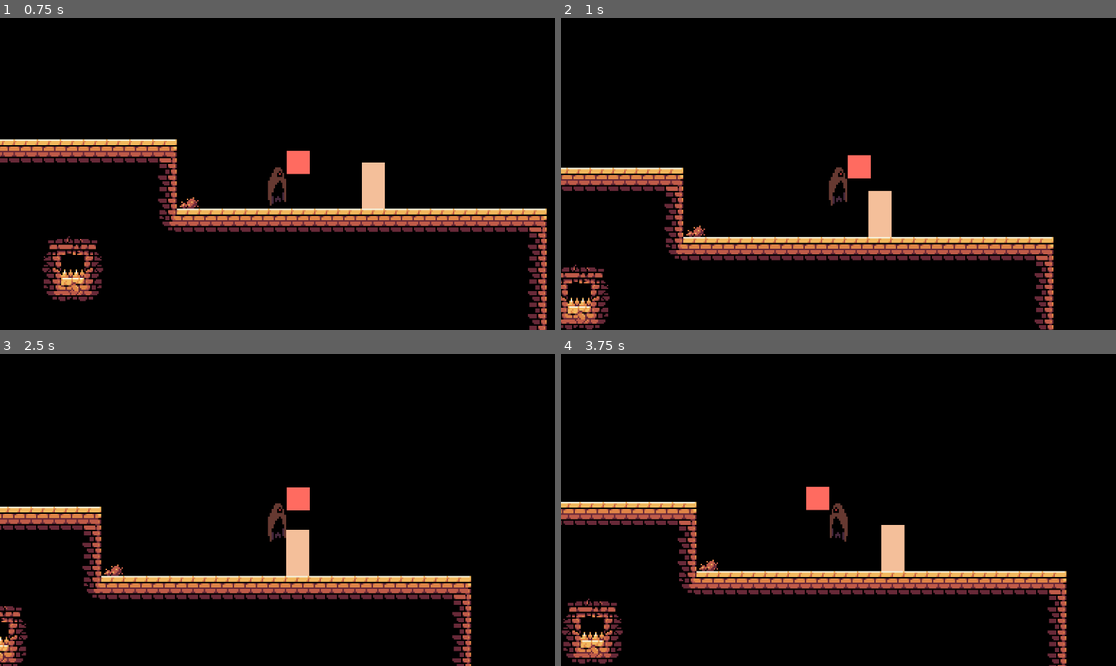
Above: before the commit, frames 1-4 (two rows, left to right).
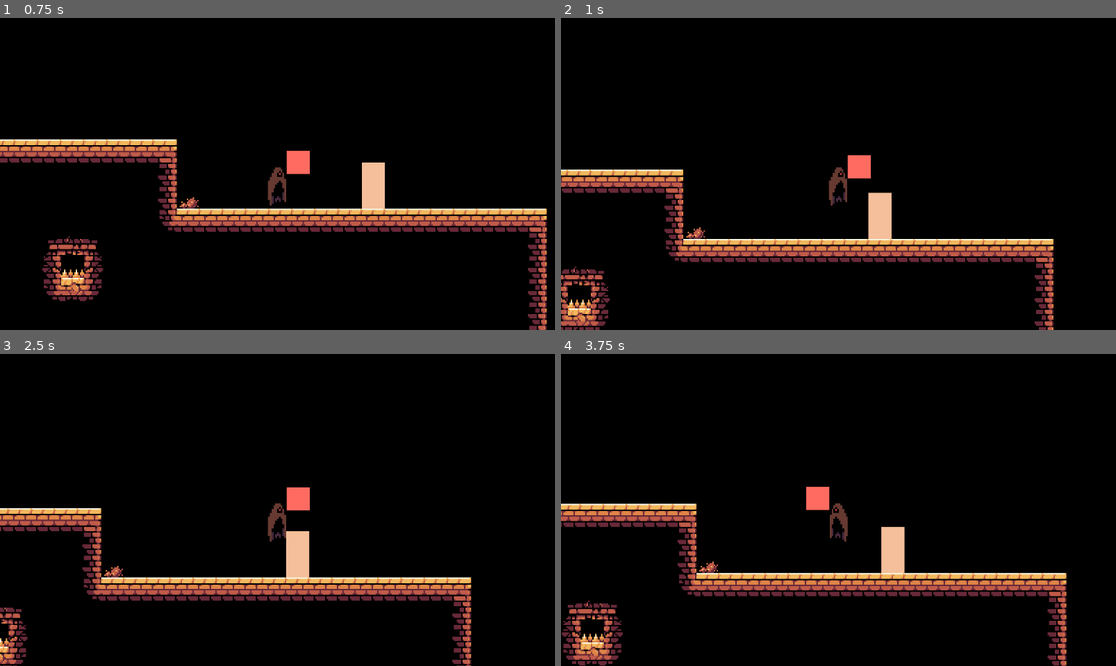
Above: after the commit, the same moments.

Repository: Soranohato/MusicalVania
Game: Godot game, scene res://Scenes/testScene.tscn
Two runs of this game, one before a commit and one after it. Both use one fixed random seed, a clock stepped at 60 frames per second and the inputs below.
Inputs (mouse positions are in pixels of both pictures, inside the frame that each line leads up to):
- Up to frame 1 (0.75 s): tap Enter at 0.5 s; move the mouse to (399, 158) at 0.52 s; press the mouse at (399, 158) at 0.53 s; hold D (Right) from 0.53 s (still down)
- Up to frame 2 (1 s): keep holding D (Right); tap Space (Jump) at 0.77, 0.8 s
- Up to frame 3 (2.5 s): tap Space (Jump) at 1.07, 2.3 s; release D (Right) at 1.25 s; release the mouse at (399, 494) at 1.25 s; drag from (166, 525) to (299, 497) at 1.27 s; move the mouse to (333, 441) at 2.02 s; press the mouse at (333, 441) at 2.03 s; hold D (Right) from 2.03 s (still down)
- Up to frame 4 (3.75 s): release D (Right) at 2.75 s; release the mouse at (894, 441) at 2.75 s; drag from (810, 572) to (672, 463) at 2.77 s; tap Space (Jump) at 3.5 s; move the mouse to (1005, 556) at 3.52 s; hold A (Left) from 3.53 s (still down); hold Space (Jump) from 3.53 s (still down); tap Y at 3.6 s

Frame 1 is identical in both runs. In frame 2, 6.6% of the frame differs, in the area x 0-89%, y 47-100%; in frame 3, 5.3%; in frame 4, 7.1%, in the area x 0-92%, y 47-100%.

Commit message:
Added Comments n Documentation
Also slightly increased Jump Height and modified the movementComponent.

Diff:
--- a/Scenes/Player.tscn
+++ b/Scenes/Player.tscn
@@ -219,6 +219,7 @@
 MAX_VELOCITY = 600.0
 horizontalFriction = 3000.0
 acceleration = 6000.0
+faceDirectionOfMotion = true
 
 [node name="SweepingHitboxComponent" parent="." node_paths=PackedStringArray("sweepAnimation") instance=ExtResource("9_jxivw")]
 sweepAnimation = NodePath("AnimationPlayer")
@@ -243,5 +244,5 @@
 
 [node name="JumpComponent" parent="." node_paths=PackedStringArray("parent") instance=ExtResource("10_t32w4")]
 parent = NodePath("..")
-jumpStr = 1200.0
+jumpStr = 1250.0
 jumpFriction = 0.6
--- a/Scripts/Component Scripts/GravityComponent.gd
+++ b/Scripts/Component Scripts/GravityComponent.gd
@@ -1,20 +1,29 @@
+class_name GravityComponent
 extends Node2D
-class_name GravityComponent
+## Component for implementing gravity.
+##
+## Nodes with this class as a child will now be accelerated downwards.
+## The parent will be accelerated slower based on the airFriction if it is moving down.
 
+## A reference to the parent that experiences gravity.
 @export
 var parent: CharacterBody2D
 
+## The amount of gravity the parent experiences.
 @export
 var gravity: float
 
-@export
+## The amount of airFriction experienced by the parent when falling down.
+@export_range(0,1)
 var airFriction: float = 0.6
 
 func _physics_process(delta):
-	if parent.is_on_floor():
+	if parent.is_on_floor(): #BUG The test dummy always thinks its on the floor and doesn't fall.
 		return
 
 	if parent.velocity.y>0:
+		# Applying air friction when moving down.
 		parent.velocity.y += gravity*airFriction*delta
 	else:
+		# No air friction when moving up.
 		parent.velocity.y += gravity*delta
--- a/Scripts/Component Scripts/HealthComponent.gd
+++ b/Scripts/Component Scripts/HealthComponent.gd
@@ -1,17 +1,25 @@
+class_name HealthComponent
 extends Node2D
-class_name HealthComponent
+## Component for keeping track of health.
+##
+## This keeps track of the parent's max health, current health, and also handles damageScaling.
 
+## The maximum health.
 @export
 var MAX_HEALTH: int = 100
 
+## The current health. Should be set to the max health by default.
 @export
 var currentHealth: int
 
+## Applies damage.
 func takeDamage(damage:int):
 	currentHealth -= damageScaling(damage)
 	print("OOF: "+str(currentHealth))
 	if currentHealth<=0:
-		print("DIE") #TODO
+		currentHealth = 0
+		print("DIE") #TODO Add death implementation.
 
+## Applies damage scaling to the provided damage, and returns the new scaled damage.
 func damageScaling(damage: int) -> int:
-	return damage #TODO
+	return damage #TODO Scale damage
--- a/Scripts/Component Scripts/HitboxComponent.gd
+++ b/Scripts/Component Scripts/HitboxComponent.gd
@@ -1,13 +1,20 @@
+class_name HitboxComponent
 extends Area2D
-class_name HitboxComponent
+## This component handles dealing damage.
+##
+## This component should cause Hurtbox components to take damage.
 
+## The amount of damage this hitbox deals per hit.
 @export
 var damageAmount: int = 0
 
+## A boolean to keep track of wether the hitbox is active or not.
 var attacking: bool = false
 
+## Activates the hitbox.
 func startAttack():
 	attacking = true
 
+## Deactivates the hitbox.
 func stopAttack():
 	attacking = false
--- a/Scripts/Component Scripts/HurtboxComponent.gd
+++ b/Scripts/Component Scripts/HurtboxComponent.gd
@@ -1,25 +1,35 @@
+class_name HurtboxComponent
 extends Area2D
-class_name HurtboxComponent
+## This component deals with taking damage.
+##
+## It requires a reference to a HealthComponent to deal the damage to, and also has a period of immunity.
 
+## The health component to deal the damage to.
 @export
 var healthComponent: HealthComponent
 
+## The number of i-frames the hurtbox has.
 @export
 var immunityDuration = 40 #TODO
 
+## A timer to keep track of i-frames.
 var immunityTimer = 0
 
 
-
+## Called every frame.
 func _process(delta):
 
+	#Check if the hurtbox is currently immune.
 	if immunityTimer >= 0:
 		immunityTimer-=1
 		return
 
+	# Getting the overlapping areas and checking if any of them are an active HitboxComponent.
+	# If so, causes the HealthComponent to take damage based on the hitboxComponent's damage amount.
 	var areas: Array[Area2D] = get_overlapping_areas()
 	for area in areas:
 		if (area is HitboxComponent) and area.attacking:
 			print("AHA!")
 			healthComponent.takeDamage(area.damageAmount)
 			immunityTimer = immunityDuration
+			#break # May or may not want to add...
--- a/Scripts/Component Scripts/JumpComponent.gd
+++ b/Scripts/Component Scripts/JumpComponent.gd
@@ -1,19 +1,27 @@
+class_name JumpComponent
 extends Node2D
-class_name JumpComponent
+## This component deals with jumping implementation.
+##
+## This component causes the parent to jump up based off of a specified Jump Strength.
 
+## The parent to apply jumping to.
 @export
 var parent: CharacterBody2D
 
+## The strength of the jump.
 @export
 var jumpStr: float
 
+## Optional friction to apply when the parent is falling.
 @export
-var jumpFriction: float
+var jumpFriction: float = 0
 
+## Causes the parent to jump if it is not on the floor.
 func jump():
 	if (parent.is_on_floor()):
 		parent.velocity.y = -jumpStr
 
+## Causes the parent to slow down while falling based on the specified jumpFriction.
 func jumpAirFriction():
 	if(!parent.is_on_floor() && parent.velocity.y < 0):
 		parent.velocity.y *= jumpFriction
--- a/Scripts/Component Scripts/MovementComponent.gd
+++ b/Scripts/Component Scripts/MovementComponent.gd
@@ -1,40 +1,58 @@
+class_name MovementComponent
 extends Node2D
-class_name MovementComponent
+## This component handles horizontal motion.
+##
+## It is able to apply friction, and accelerate the parent.
 
+## The parent to apply motion to.
 @export
 var parent: PhysicsBody2D
 
-@export
+## The maximum amount of velocity to experience.
+@export_range(0,100,0.1,"or_greater")
 var MAX_VELOCITY: float = 100
 
+## The amount of friction experienced by the parent.
 @export
 var horizontalFriction: float = 200
 
+## The acceleration felt by the parent.
 @export
 var acceleration: float
 
+@export
+var faceDirectionOfMotion: bool = false
+
+## A boolean to keep track of the parent's direction of motion.
+## true: facingLeft, false: facingRight
 var facingDirection: bool = false
 
+## Function to apply friction to the parent's horizontal motion.
 func applyFriction(delta: float):
 		if parent.velocity.x >= 0:
 			parent.velocity.x = maxf(0, parent.velocity.x - horizontalFriction * delta);
 		else:
 			parent.velocity.x = minf(0, parent.velocity.x + horizontalFriction * delta);
 
+## Function to accelerate the parent in a specific direction.
 func accelerate(direction:float, delta: float):
 
-	if (direction==0):
+	# If no direction is provided, we just slow the parent down due to friction.
+	if (direction == 0):
 		applyFriction(delta)
 	else:
 		parent.velocity.x = clampf(parent.velocity.x + direction * acceleration * delta, -MAX_VELOCITY, MAX_VELOCITY);
 
-	var newDirection: bool = false
+	if (faceDirectionOfMotion):
+		var newDirection: bool = false
 
-	if (parent.velocity.x < 0):
-		newDirection = true
-	elif (parent.velocity.x > 0):
-		newDirection = false
+		if (parent.velocity.x < 0):
+			newDirection = true
+		elif (parent.velocity.x > 0):
+			newDirection = false
 
-	if (parent.velocity.x != 0) and (facingDirection!=newDirection):
-		parent.scale.x = -1
-		facingDirection = newDirection
+		## Ensuring the parent faces the direction of motion.
+		if (parent.velocity.x != 0) and (facingDirection!=newDirection):
+			#TODO Make a separate component to handle this or an export boolean. That way we can reuse this for moving platforms.
+			parent.scale.x = -1
+			facingDirection = newDirection
--- a/Scripts/Component Scripts/SweepingHitboxComponent.gd
+++ b/Scripts/Component Scripts/SweepingHitboxComponent.gd
@@ -1,13 +1,21 @@
+class_name SweepingHitboxComponent
 extends HitboxComponent
+## This component handles a sweeping or dynamic hitbox
+##
+## This is a more complex child of the HitboxComponent
+## that also accepts a reference to an AnimationPlayer
+## that should move the position/rotation of this
+## hitbox's area2D.
 
-class_name SweepingHitboxComponent
-
+## A reference to the AnimationPlayer with this sweeping hitbox's sweep animation.
 @export
 var sweepAnimation: AnimationPlayer
 
+## The name of the sweep animation.
 @export
 var animationName: String
 
+## Begin Attack
 func startAttack():
 	super.startAttack()
 
@@ -21,6 +29,6 @@
 	sweepAnimation.play("RESET")
 	stopAttack()
 
-
+## End Attack
 func stopAttack():
 	super.stopAttack()
--- a/Scripts/PlayerController.gd
+++ b/Scripts/PlayerController.gd
@@ -1,4 +1,9 @@
+class_name Player
 extends CharacterBody2D
+## Class to control the player input.
+##
+## This class handles player movement, jumping and attacking.
+## It also requires a reference to a movementComponent, hitboxComponent and jumpComponent.
 
 ## Handles movement implementation.
 @export
@@ -8,22 +13,18 @@
 @export
 var hitboxComponent: HitboxComponent
 
+## Handles jump implementation
 @export
 var jumpComponent: JumpComponent
 
-@export_group("Attack Settings")
-## Controls the cooldown period between attacks
-@export var attackCooldown = 17.5
+var grounded = false
 
-var grounded = false
+## Keeps track of what direction the player is facing.
+## +1: Right, -1: Left
 var facingDirection = 1
-var attackTimer = 0
 
-
-# Called when the node enters the scene tree for the first time.
-func _ready():
-	pass # Replace with function body.
-
+## Handles input for jumping.
+## Also calls the jumpComponent accordingly
 func checkJump():
 	var jumpInput = Input.is_action_pressed("Jump")
 	if(jumpInput):
@@ -31,6 +32,8 @@
 	else:
 		jumpComponent.jumpAirFriction()
 
+## Handles input for horizontal movement.
+## Also calls the movementComponent accordingly
 func processHorizontalMovement(delta):
 	# Decides movement
 	var xInput = 0
@@ -43,18 +46,18 @@
 
 	movementComponent.accelerate(xInput, delta)
 
-func processAttack(delta):
-	if (attackTimer <= 0 && !hitboxComponent.attacking):
+## Handles input for a basic attack.
+## Also calls the hitboxComponent accordingly
+func processAttack(delta): #TODO Implement advanced combat features.
+	if (!hitboxComponent.attacking):
 		if (Input.is_action_pressed("Attack")):
-			attackTimer = attackCooldown
 			print("ATTACKING")
 			hitboxComponent.startAttack()
 		else:
 			hitboxComponent.stopAttack()
 
-	else:
-		attackTimer -= 1;
 
+## Handles input for all movement.
 func processMovement(delta):
 	processHorizontalMovement(delta)
 	checkJump()
